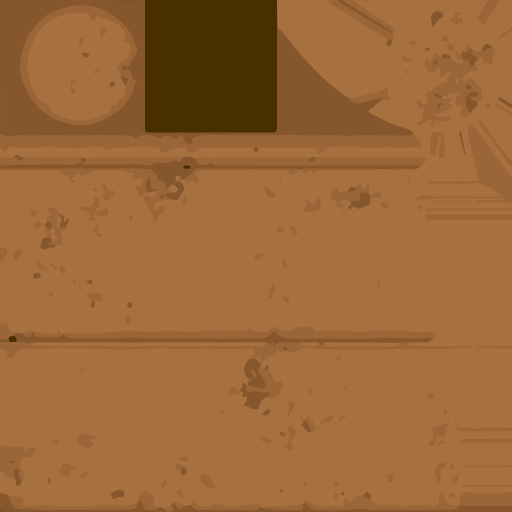
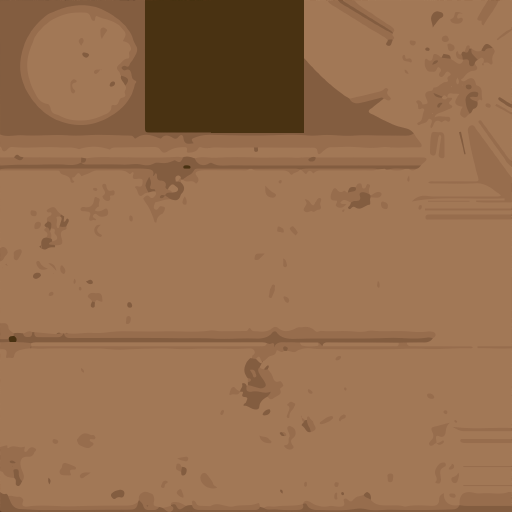
Comparing the layer stacks of the two 512 x 512 images. Changes:
painted on "Livello 2" over left=211, top=0, right=304, bottom=133
